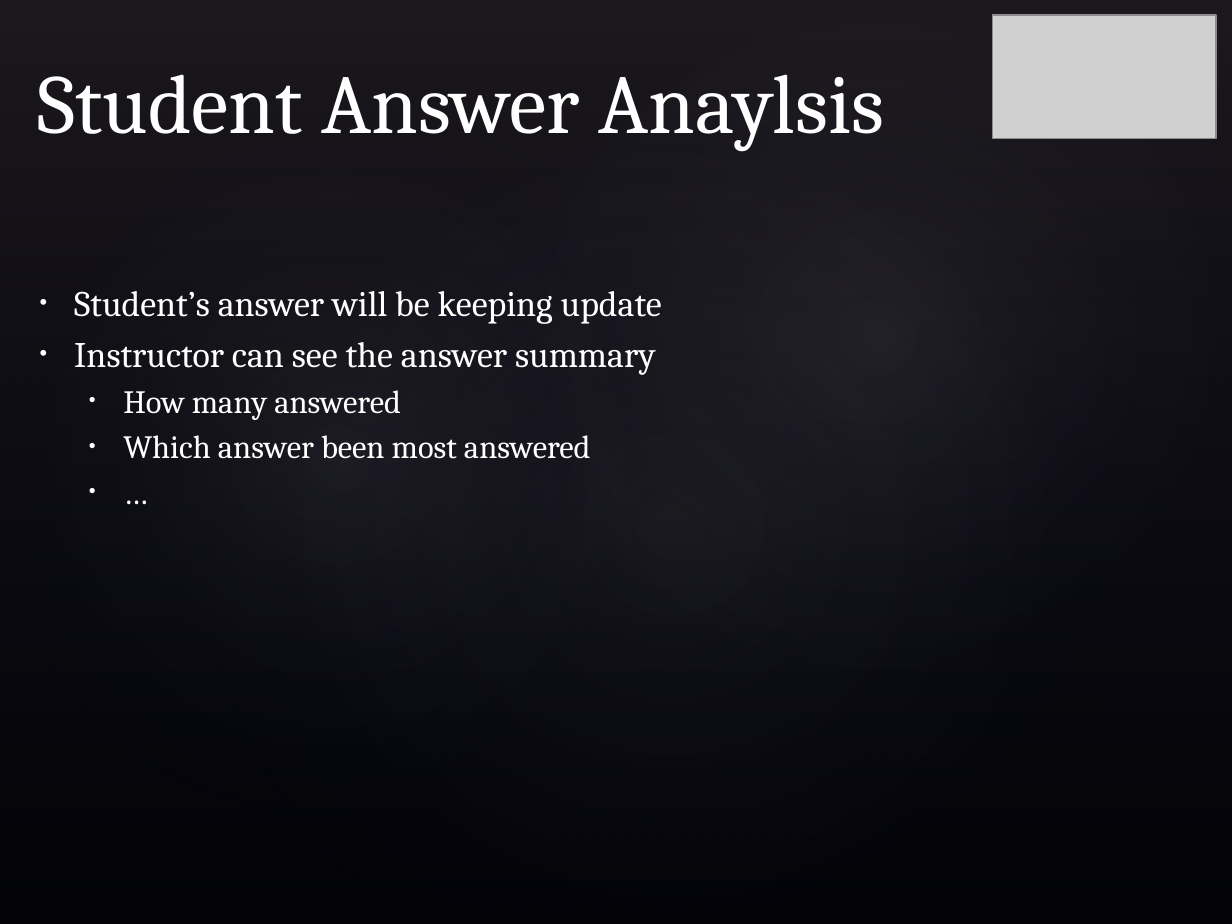
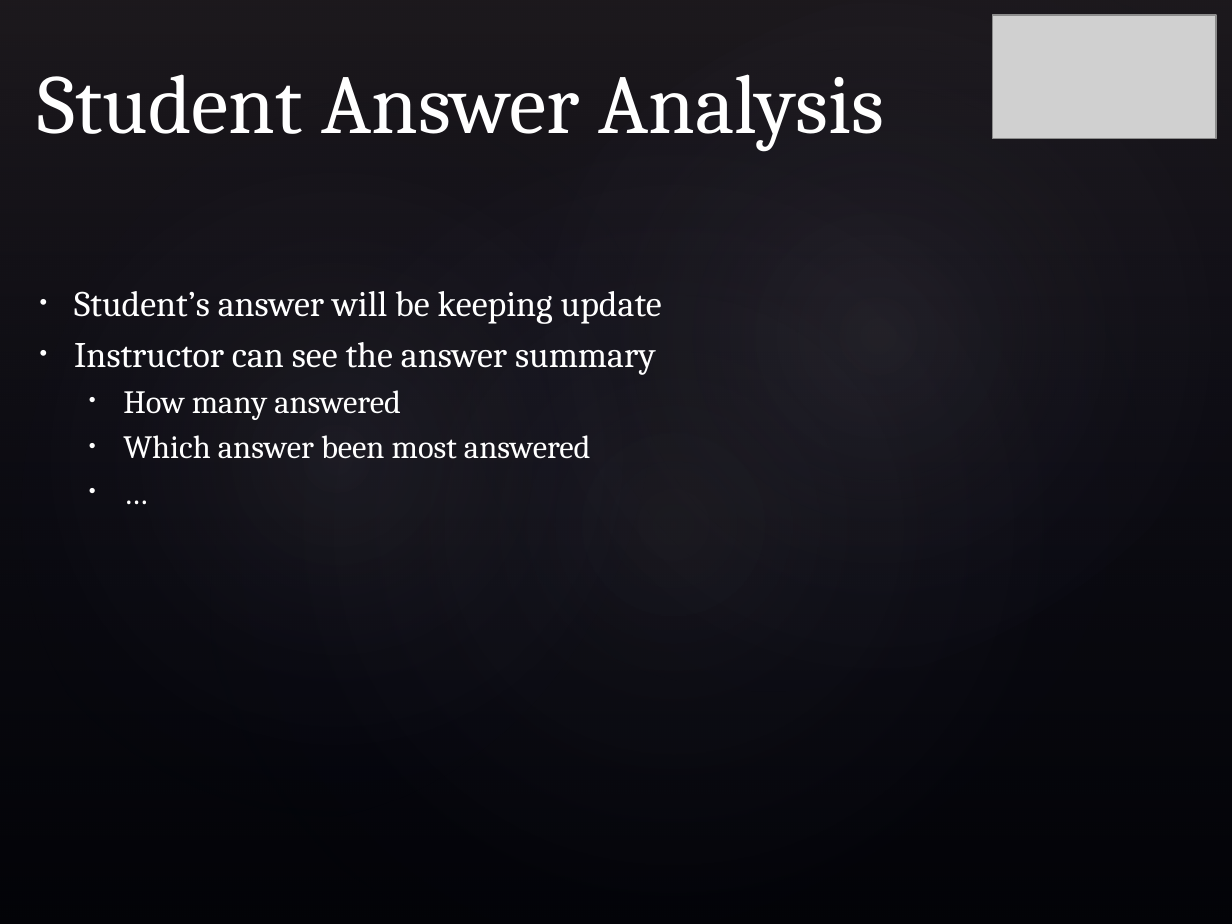
Before and after one commit to hadimuhammad/InPress, a slide deck: slide 8 of Documentation/Presentation.pptx (slide 7 before the commit). Drawn at 1232x924 pixels with LibreOffice and Linux fonts; fonts in the diff are those of the drawing; grey boxes stand for pictures; background and template pictures are left out. Boxes give left, top, right and bottom in pixels: in the first picture for what was removed or moved away, otherwise in the second. Text is boxed around its words. In the diff, an @@ line names an element or a change of style, - is before the commit and + after.

```diff
--- a/Documentation/Presentation.pptx
+++ b/Documentation/Presentation.pptx
@@ title at (x1=37, y1=74, x2=884, y2=152): text changed @@
-Student Answer Anaylsis
+Student Answer Analysis
```
Also in this commit, not shown: 1 other slide changed, 1 slide added.
